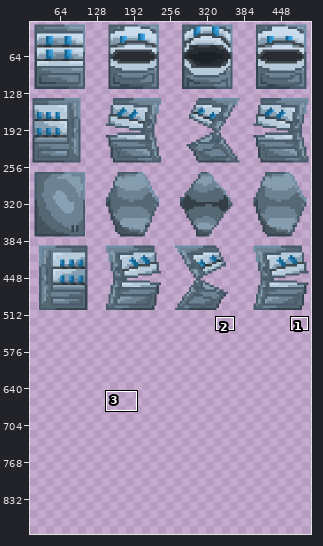
Sprite sheet, stored at Assets/Sprites/pacStudent.png. Above, an overview of the earlier version with the close-up marked.
Close-up. Old version:
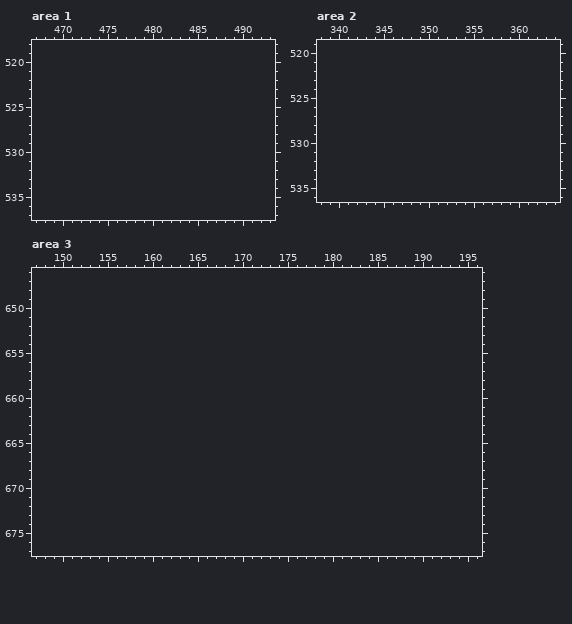
The file is 512x512 pixels. Colours within 5 levels of each other are drawn and written as one. Shown: area 1: x 467..493, y 518..537; area 2: x 338..364, y 519..536; area 3: x 147..196, y 646..677. The old version is drawn lined up with the new one, on the new canvas. The wide view leaves out empty margins. The commit also changed other parts of the picture, which this record leaves out.
Now the later version:
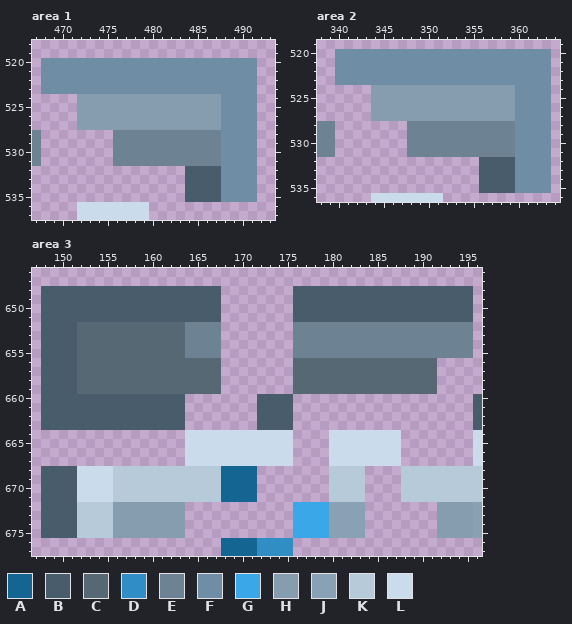
Palette (. is transparent): A #156592  B #485c6c  C #576875  D #318ec4  E #6d8293  F #708da6  G #3aa8e8  H #859daf  J #88a1b5  K #b7cada  L #cadceb
The exact change:
canvas 512x512 -> 512x896
Area 1:
y 520..523: x 468..491 ........................ -> FFFFFFFFFFFFFFFFFFFFFFFF
y 524..527: x 472..491 .................... -> HHHHHHHHHHHHHHHHFFFF
y 528..531: x 467 . -> E; x 476..491 ................ -> EEEEEEEEEEEEFFFF
y 532..535: x 484..491 ........ -> BBBBFFFF
y 536..537: x 472..479 ........ -> LLLLLLLL
Area 2:
y 520..523: x 340..363 ........................ -> FFFFFFFFFFFFFFFFFFFFFFFF
y 524..527: x 344..363 .................... -> HHHHHHHHHHHHHHHHFFFF
y 528..531: x 338..339 .. -> EE; x 348..363 ................ -> EEEEEEEEEEEEFFFF
y 532..535: x 356..363 ........ -> BBBBFFFF
y 536: x 344..351 ........ -> LLLLLLLL
Area 3:
y 648..651: x 148..167 .................... -> BBBBBBBBBBBBBBBBBBBB; x 176..195 .................... -> BBBBBBBBBBBBBBBBBBBB
y 652..655: x 148..167 .................... -> BBBBCCCCCCCCCCCCEEEE; x 176..195 .................... -> EEEEEEEEEEEEEEEEEEEE
y 656..659: x 148..167 .................... -> BBBBCCCCCCCCCCCCCCCC; x 176..191 ................ -> CCCCCCCCCCCCCCCC
y 660..663: x 148..163 ................ -> BBBBBBBBBBBBBBBB; x 172..175 .... -> BBBB; x 196 . -> B
y 664..667: x 164..175 ............ -> LLLLLLLLLLLL; x 180..187 ........ -> LLLLLLLL; x 196 . -> L
y 668..671: x 148..171 ........................ -> BBBBLLLLKKKKKKKKKKKKAAAA; x 180..183 .... -> KKKK; x 188..196 ......... -> KKKKKKKKK
y 672..675: x 148..163 ................ -> BBBBKKKKHHHHHHHH; x 176..183 ........ -> GGGGJJJJ; x 192..196 ..... -> HHHHJ
y 676..677: x 168..175 ........ -> AAAADDDD
Pixel boxes of the changes (left, top, right, bottom) in both close-ups:
added: (32, 58, 257, 220)
added: (335, 49, 551, 202)
added: (317, 121, 335, 157)
added: (41, 286, 482, 556)
